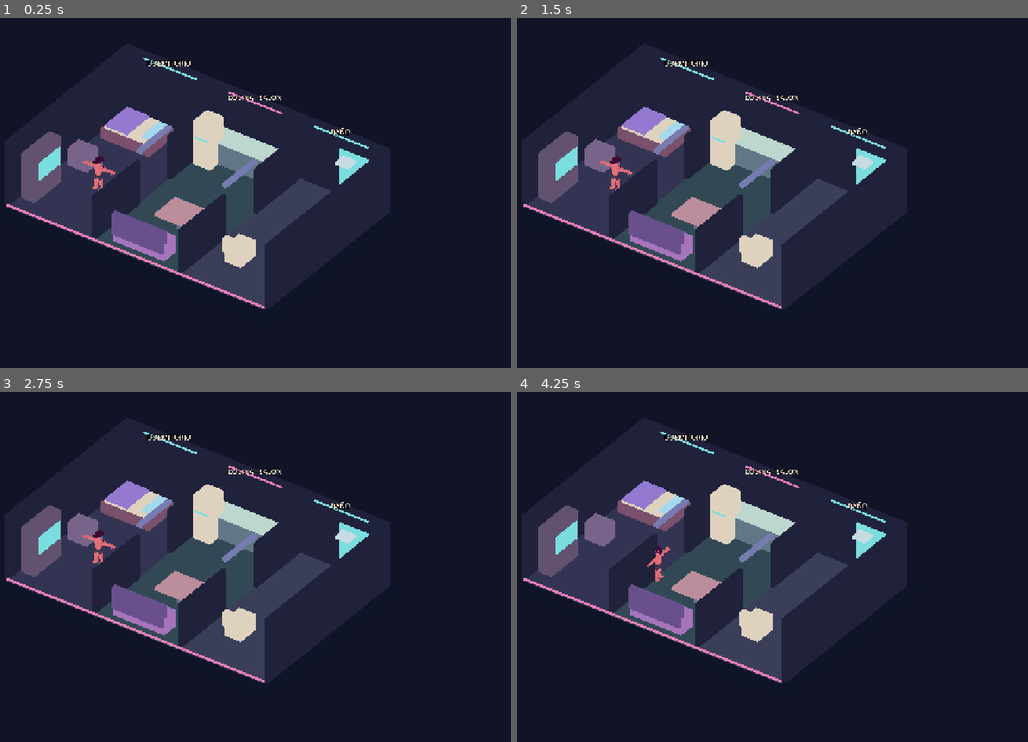
Above: before the commit, frames 1-4 (two rows, left to right).
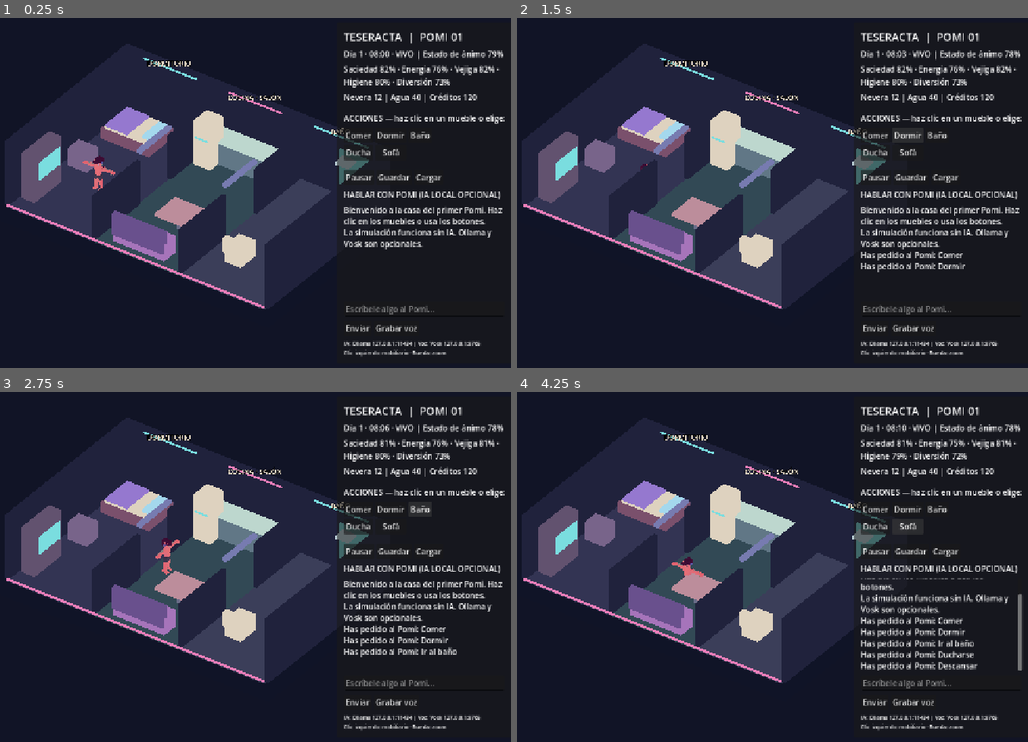
Above: after the commit, the same moments.

Repository: Aceitunillass/Teseracta
Game: Godot game, scene res://scenes/main.tscn
Same seed, same stepped clock (60 frames per second), same inputs: the game is played once before the commit and once after it.
Inputs (mouse positions are in pixels of both pictures, inside the frame that each line leads up to):
- Up to frame 1 (0.25 s): no input
- Up to frame 2 (1.5 s): click (874, 137) at 0.5 s, where only the run after the commit has a clickable "Comer"; click (905, 137) at 1.25 s, where only the run after the commit has a clickable "Dormir"
- Up to frame 3 (2.75 s): click (419, 511) at 2 s, where only the run after the commit has a clickable "Baño"
- Up to frame 4 (4.25 s): click (874, 525) at 2.75 s, where only the run after the commit has a clickable "Ducha"; click (905, 525) at 3.5 s, where only the run after the commit has a clickable "Sofá"

The runs differ from the first frame. In frame 1, 5.7% of the frame differs, in the area x 65-99%, y 4-97%; in frame 2, 6.5%; in frame 3, 6.9%; in frame 4, 7.2%, in the area x 25-99%, y 4-97%.
Error before the commit: Parse Error: Cannot find member "FORMAT_16_BITS" in base "AudioEffectRecord". (res://scripts/voice_bridge.gd:23)

Commit message:
fix(audio): use AudioStreamWAV 16-bit enum in Godot 4

Diff:
--- a/scripts/voice_bridge.gd
+++ b/scripts/voice_bridge.gd
@@ -20,7 +20,7 @@
         AudioServer.set_bus_name(bus_idx, bus_name)
     AudioServer.set_bus_volume_db(bus_idx, -80.0)
     recorder = AudioEffectRecord.new()
-    recorder.format = AudioEffectRecord.FORMAT_16_BITS
+    recorder.format = AudioStreamWAV.FORMAT_16_BITS
     AudioServer.add_bus_effect(bus_idx, recorder)
     microphone = AudioStreamPlayer.new()
     microphone.stream = AudioStreamMicrophone.new()
